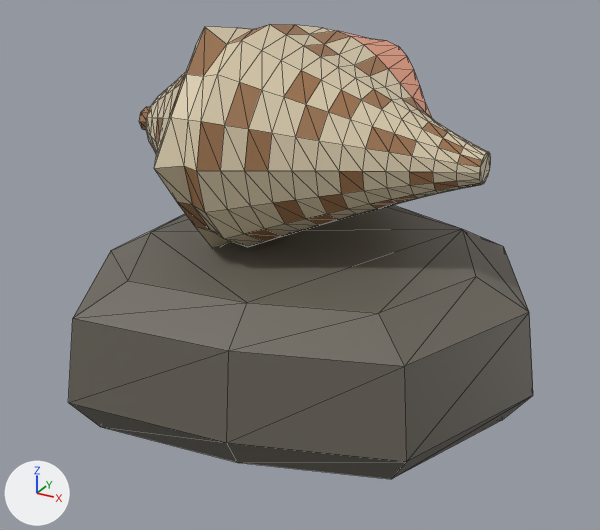
What one commit did to the glTF model campaigns/01_pachacutec/assets/models/pch_pututu.glb.
Before and after are seen from a 50 mm lens placed at (0.313, -0.574, 0.384), pointed at (-0.001, -0.003, 0.099). Lighting does not change. The marker at lower left points along +X, +Y and +Z. The picture after the commit comes second. Mesh edges are drawn as thin lines. Vertices at exactly the same position are counted once.

Objects in the first picture: 'pch_pututu'.
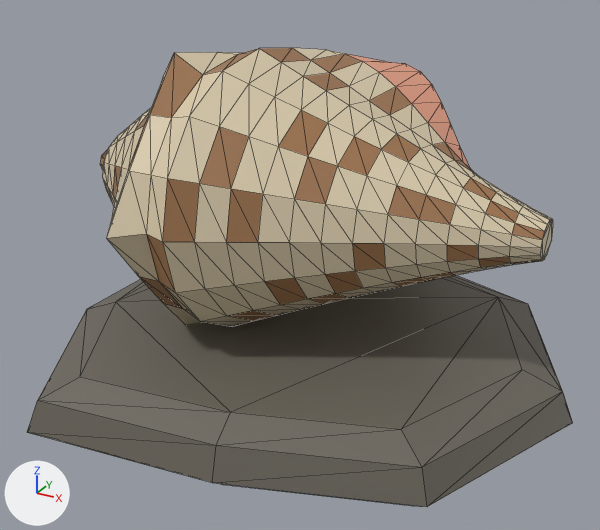
What differs and where, as boxes (x1, y1, x2, y2) in the pictures (600 x 530 px; the box of a moved part takes in the faces that stretch with it):
'pch_pututu', reshaped (17% wider): before (68, 24, 533, 479); after (27, 48, 573, 507)
part 1 of me_pch_pututu, moved or reshaped: before (146, 24, 491, 247); after (102, 48, 553, 327)
part 2 of me_pch_pututu, moved or reshaped (mostly hidden): before (139, 107, 150, 130); after (100, 150, 107, 169)
part 3 of me_pch_pututu, moved or reshaped: before (68, 205, 533, 479); after (27, 275, 573, 507)

The edits, one by one:
me_pch_pututu is used by ob_pch_pututu; location (0.0, 0.0, 0.0).
me_pch_pututu had 388 vertices, 764 faces and spanned x -0.171..0.205, y -0.183..0.21, z 0.0..0.297.
me_pch_pututu now has 388 vertices, 764 faces and spans x -0.208..0.237, y -0.212..0.273, z 0.0..0.278.
me_pch_pututu part 1: the loose piece of 336 vertices spanning x -0.15..0.15, y -0.116..0.21, z 0.107..0.297 is scaled about its middle by (1.33, 1.3, 1.3), then moved by (0.0, 0.014, -0.047).
me_pch_pututu part 2: the loose piece of 16 vertices spanning x -0.158..-0.148, y -0.011..0.011, z 0.195..0.217 is moved by (-0.05, 0.0, -0.046).
me_pch_pututu part 3: 36 of 388 vertices moved; they spanned x -0.171..0.205, y -0.183..0.184, z 0.0..0.12 and now span x -0.198..0.237, y -0.212..0.213, z 0.0..0.05; mean shift (0.0, 0.0, -0.036); largest move (-0.078, 0.135, 0.12) -> (-0.1, 0.174, 0.05).
